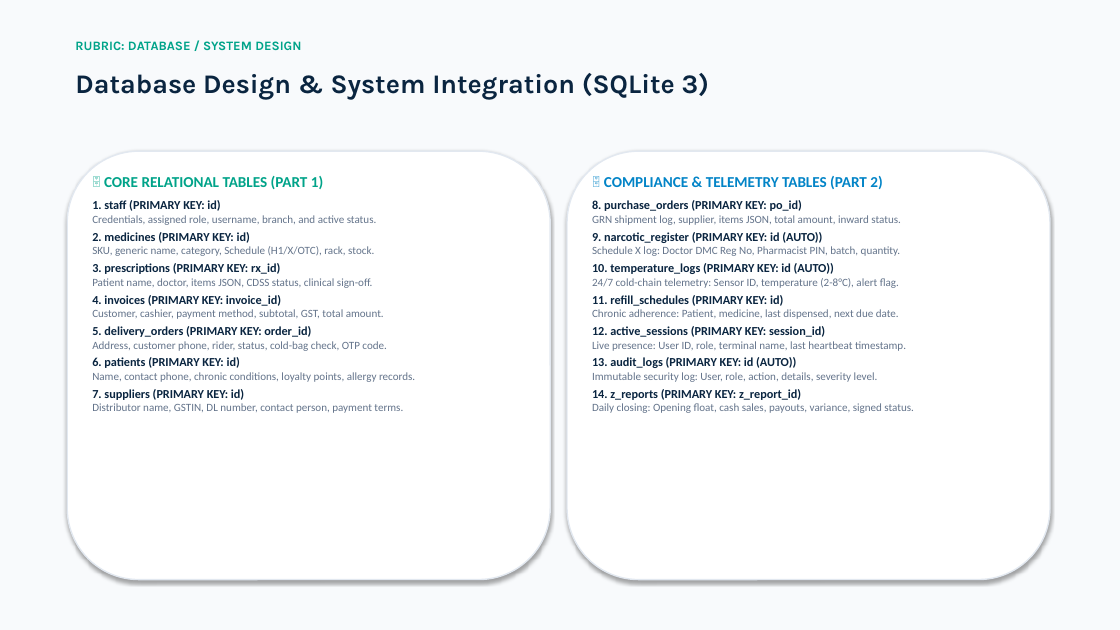
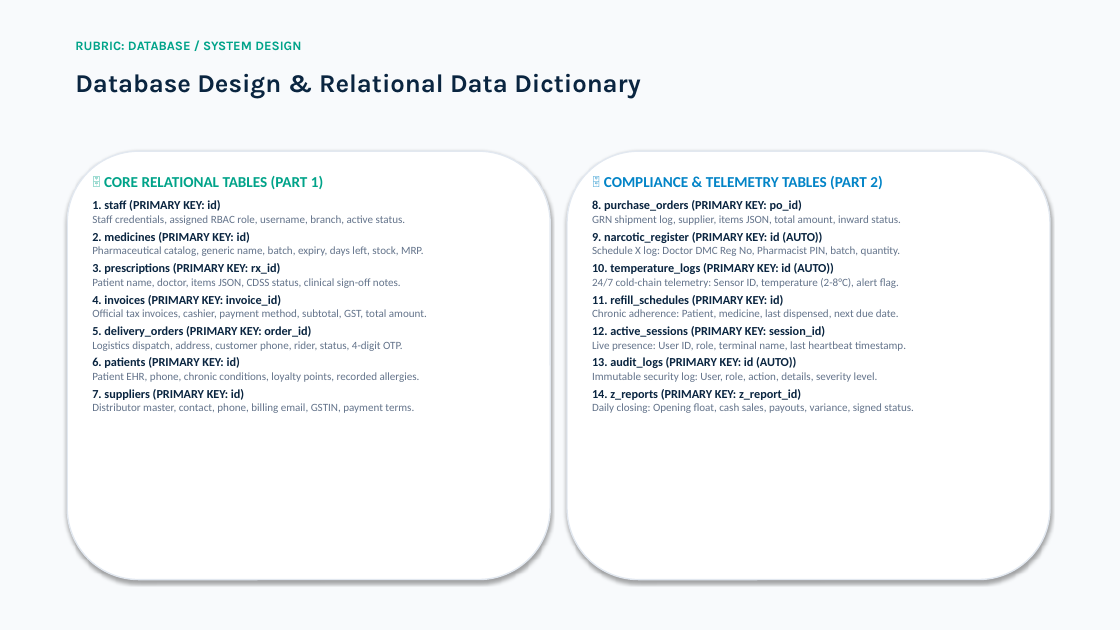
Before and after one commit to Piyush7251/Pharmacy_Management_System, a slide deck: slide 10 of AegisPharm_TQM_Presentation_Piyush_Bhatt.pptx (slide 7 before the commit). Drawn at 1120x630 pixels with LibreOffice and Linux fonts; fonts in the diff are those of the drawing. Boxes give left, top, right and bottom in pixels: in the first picture for what was removed or moved away, otherwise in the second. Text is boxed around its words. In the diff, an @@ line names an element or a change of style, - is before the commit and + after.

```diff
--- a/AegisPharm_TQM_Presentation_Piyush_Bhatt.pptx
+++ b/AegisPharm_TQM_Presentation_Piyush_Bhatt.pptx
@@ text at <box>75,74,640,98</box>: text changed; size 23 to 22 pt @@
-Database Design & System Integration (SQLite 3)
+Database Design & Relational Data Dictionary
@@ text at <box>92,215,406,225</box>: text changed @@
-Credentials, assigned role, username, branch, and active status.
+Staff credentials, assigned RBAC role, username, branch, active status.
@@ text at <box>92,246,424,256</box>: text changed @@
-SKU, generic name, category, Schedule (H1/X/OTC), rack, stock.
+Pharmaceutical catalog, generic name, batch, expiry, days left, stock, MRP.
@@ text at <box>92,278,401,288</box>: text changed @@
-Patient name, doctor, items JSON, CDSS status, clinical sign-off.
+Patient name, doctor, items JSON, CDSS status, clinical sign-off notes.
@@ text at <box>92,309,427,319</box>: text changed @@
-Customer, cashier, payment method, subtotal, GST, total amount.
+Official tax invoices, cashier, payment method, subtotal, GST, total amount.
@@ text at <box>92,341,403,351</box>: text changed @@
-Address, customer phone, rider, status, cold-bag check, OTP code.
+Logistics dispatch, address, customer phone, rider, status, 4-digit OTP.
@@ text at <box>92,372,420,382</box>: text changed @@
-Name, contact phone, chronic conditions, loyalty points, allergy records.
+Patient EHR, phone, chronic conditions, loyalty points, recorded allergies.
@@ text at <box>92,403,414,413</box>: text changed @@
-Distributor name, GSTIN, DL number, contact person, payment terms.
+Distributor master, contact, phone, billing email, GSTIN, payment terms.
```
Also in this commit, not shown: 10 other slides changed, 6 slides added, 2 slides removed, 2 other files.
